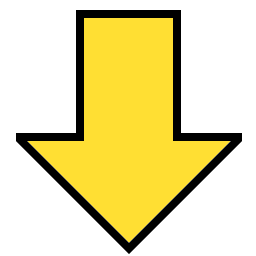
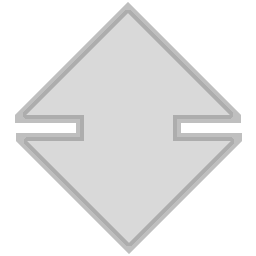
Layer changes from the first 256 × 256 image to the second:
hid "DecelerateFrame" over [16, 10, 242, 254]
hid "Decelerate" over [28, 18, 230, 242]
showed "no_throttle", painted on it over [15, 2, 242, 254]
